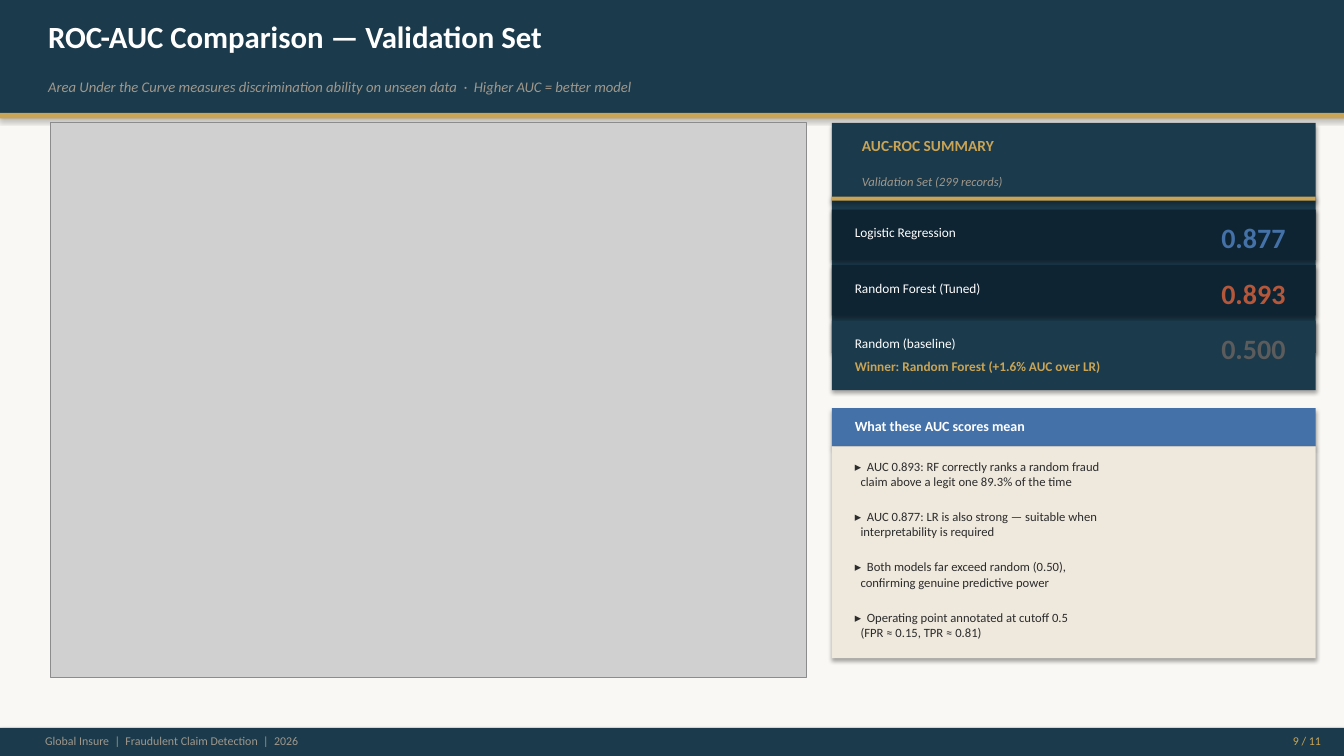
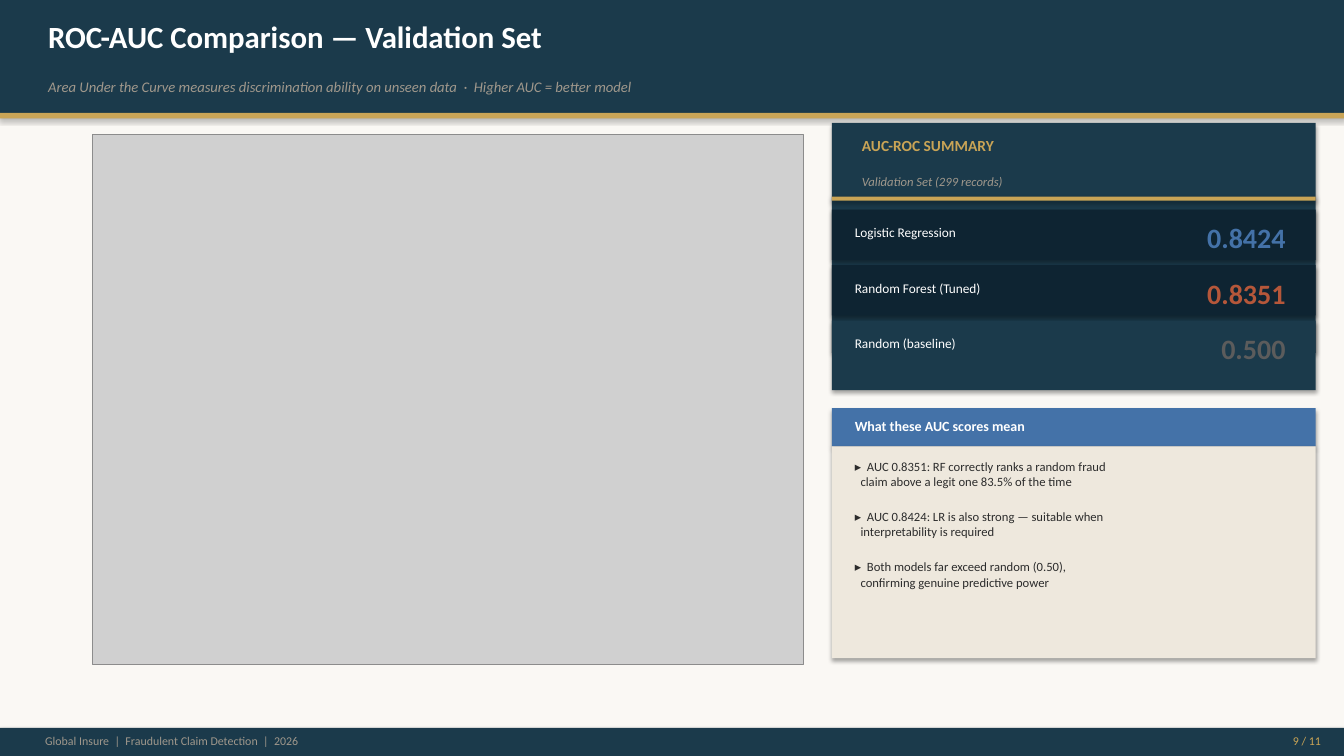
Before and after one commit to VFulara/Fraudulent-Claim-Detection, a slide deck: slide 9 of Fraudulent_Claim_Detection.pptx. Drawn at 1344x756 pixels with LibreOffice and Linux fonts; fonts in the diff are those of the drawing; grey boxes stand for pictures. Boxes give left, top, right and bottom in pixels: in the first picture for what was removed or moved away, otherwise in the second. Text is boxed around its words. In the diff, an @@ line names an element or a change of style, - is before the commit and + after.

```diff
--- a/Fraudulent_Claim_Detection.pptx
+++ b/Fraudulent_Claim_Detection.pptx
@@ picture resized from (x1=50, y1=123, x2=807, y2=678) to (x1=93, y1=135, x2=804, y2=665) @@
@@ text at (x1=1207, y1=229, x2=1285, y2=248): text changed @@
-0.877
+0.8424
@@ text at (x1=1207, y1=284, x2=1285, y2=304): text changed @@
-0.893
+0.8351
@@ text removed at (x1=855, y1=361, x2=1100, y2=373) @@
-Winner: Random Forest (+1.6% AUC over LR)
@@ text at (x1=861, y1=462, x2=1105, y2=488): text changed @@
-▸ AUC 0.893: RF correctly ranks a random fraud
-claim above a legit one 89.3% of the time
+▸ AUC 0.8351: RF correctly ranks a random fraud
+claim above a legit one 83.5% of the time
@@ text at (x1=861, y1=512, x2=1104, y2=538): text changed @@
-▸ AUC 0.877: LR is also strong — suitable when
-interpretability is required
+▸ AUC 0.8424: LR is also strong — suitable when
+interpretability is required
@@ text removed at (x1=861, y1=613, x2=1068, y2=639) @@
-▸ Operating point annotated at cutoff 0.5
-(FPR ≈ 0.15, TPR ≈ 0.81)
```
Also in this commit, not shown: 3 other slides changed, 6 other files.
